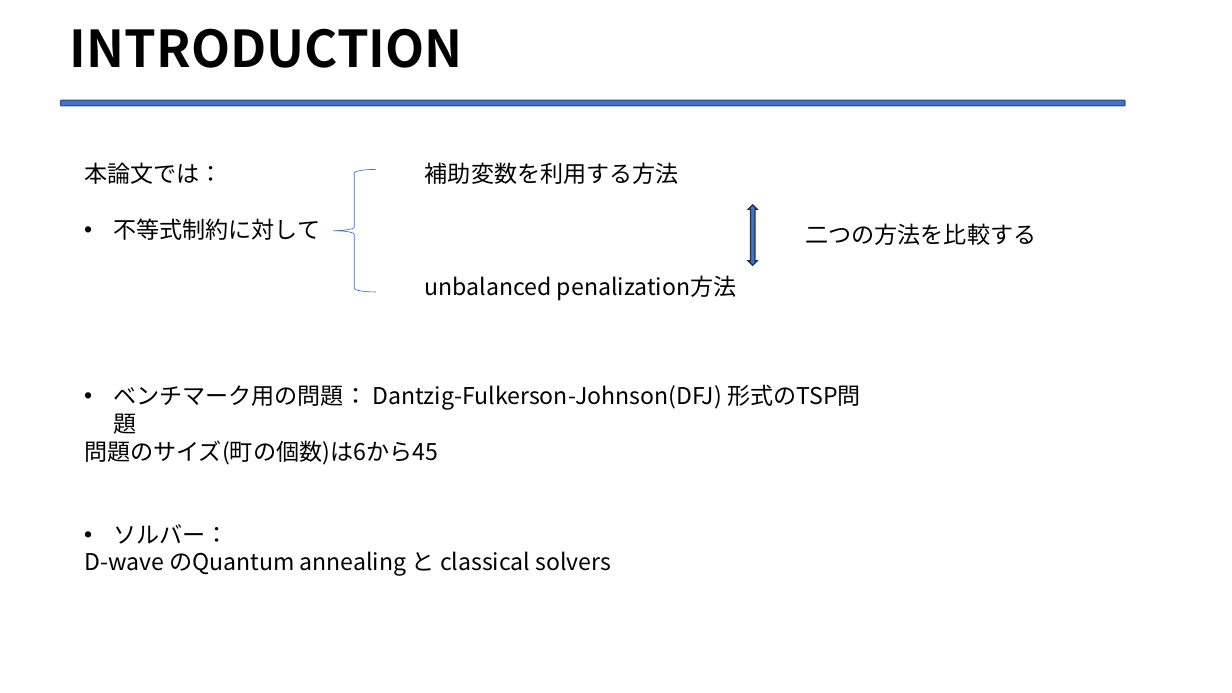
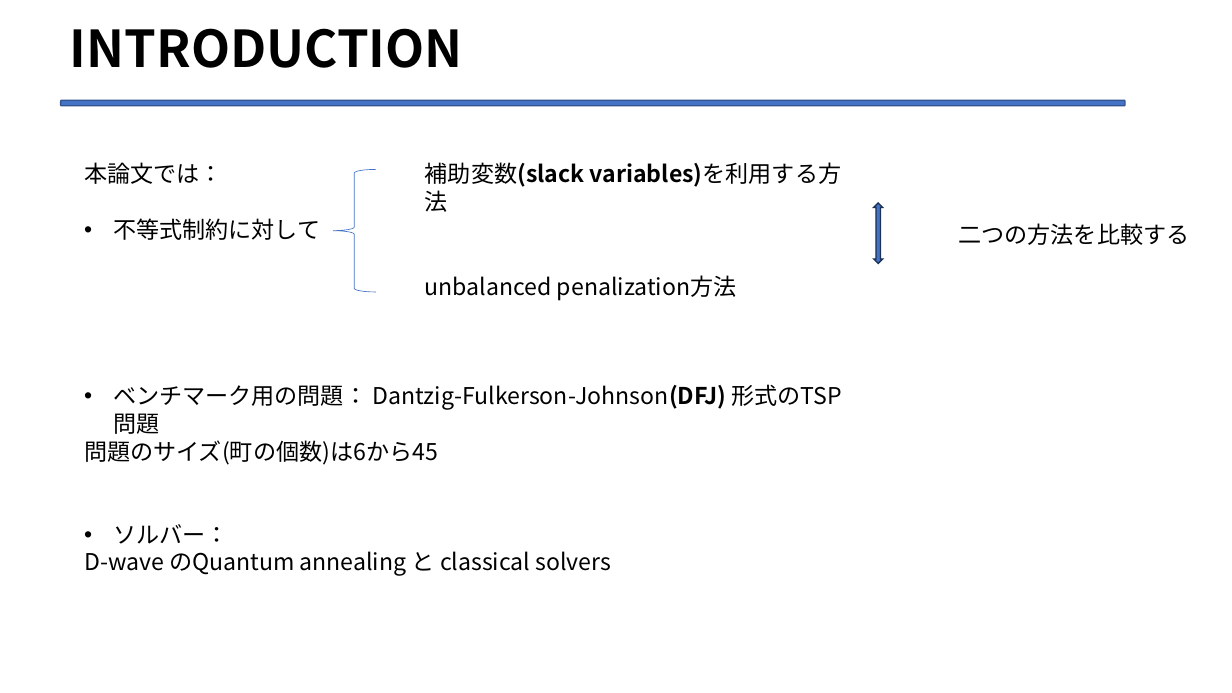
Before and after one commit to Legolas9999/zemi, a slide deck: slide 7 of 第二次/lcj_ron_zemi2.pptx. Drawn at 1232x693 pixels with LibreOffice and Linux fonts; fonts in the diff are those of the drawing. Boxes give left, top, right and bottom in pixels: in the first picture for what was removed or moved away, otherwise in the second. Text is boxed around its words. In the diff, an @@ line names an element or a change of style, - is before the commit and + after.

```diff
--- a/第二次/lcj_ron_zemi2.pptx
+++ b/第二次/lcj_ron_zemi2.pptx
@@ text at (x1=425, y1=162, x2=842, y2=187): text changed; bold on @@
-補助変数を利用する方法
+補助変数(slack variables)を利用する方法
@@ up down arrow moved from (x1=749, y1=205, x2=758, y2=265) to (x1=874, y1=203, x2=884, y2=263) @@
@@ text "二つの方法を比較する" moved from (x1=805, y1=223, x2=1036, y2=245) to (x1=958, y1=223, x2=1189, y2=245) @@
@@ text at (x1=113, y1=384, x2=841, y2=410): bold on in "Dantzig-Fulkerson-Johnson(DFJ)" @@
```
Also in this commit, not shown: 10 other slides changed.
